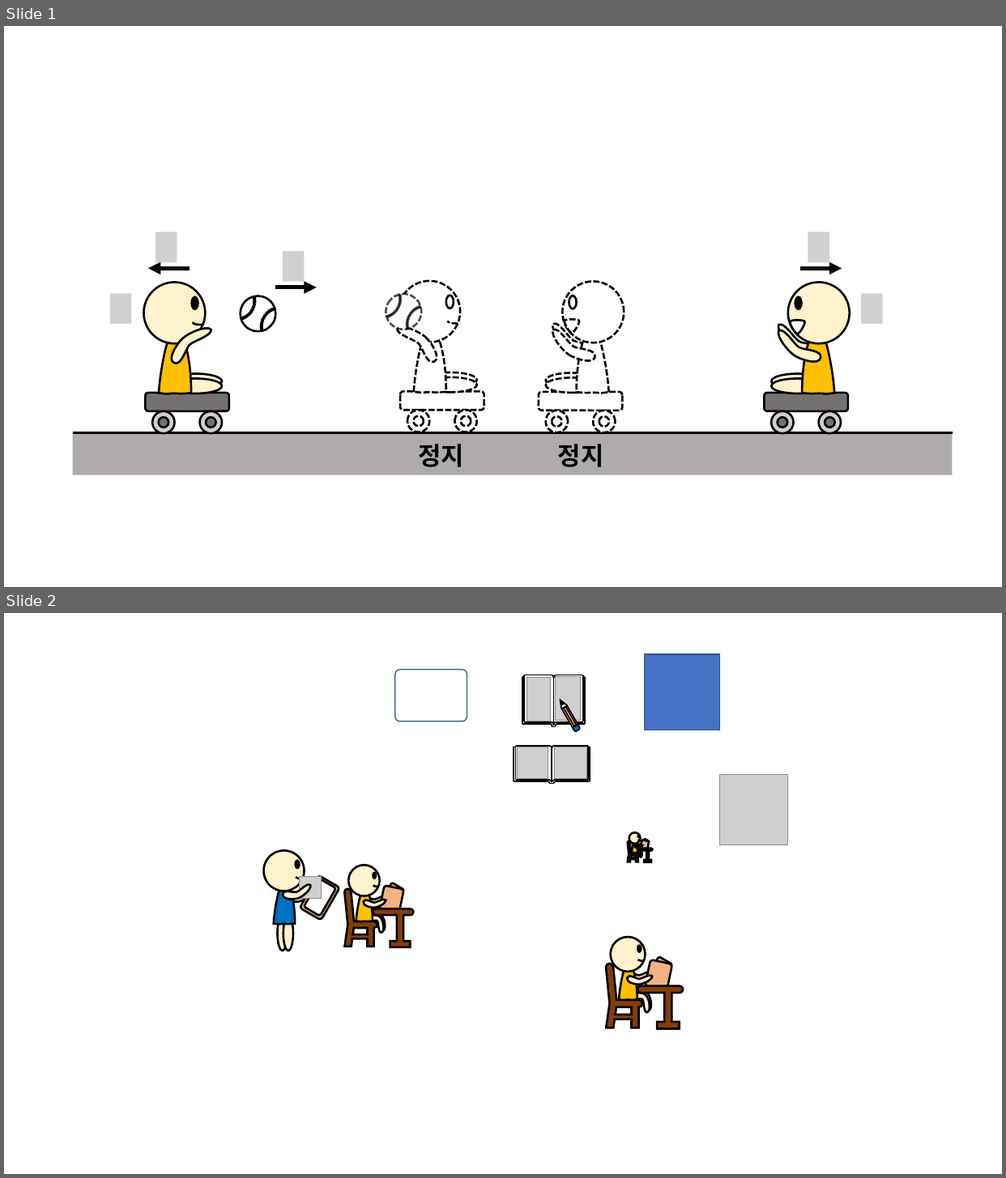
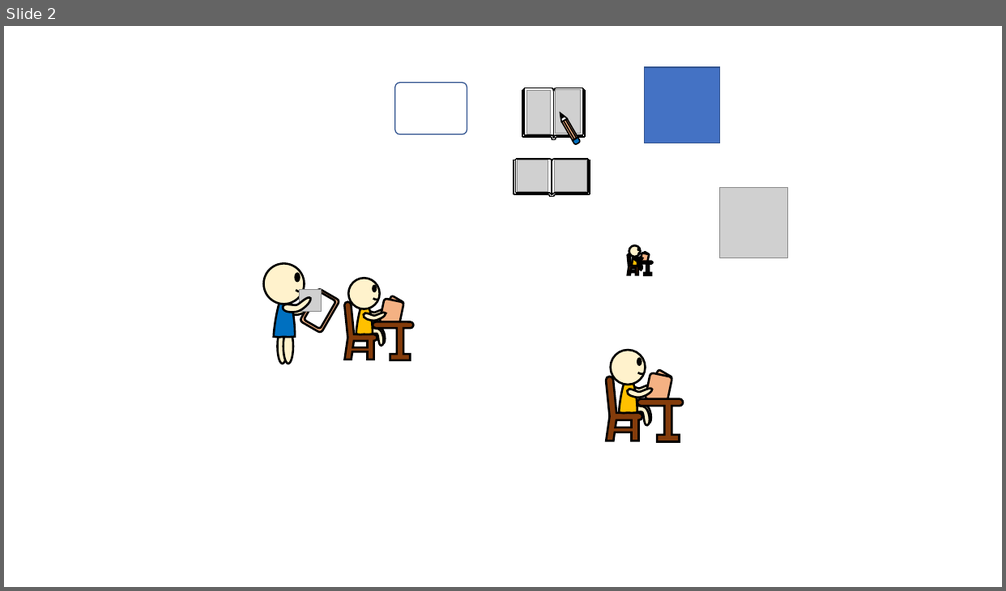
Before and after one commit to HyeongjinE/HJ_SoftwareStudio, a slide deck: img/아이콘.pptx. Shown one above the other, each under a label of ours: slides 1 and 2 before the commit, slide 2 after it. The pictures are 1006x1178 and 1006x591 pixels, drawn with LibreOffice and Linux fonts; fonts in the diff are those of the drawing; grey boxes stand for pictures. Boxes give left, top, right and bottom in pixels: in the first picture for what was removed or moved away, otherwise in the second. Text is boxed around its words. In the diff, an @@ line names an element or a change of style, - is before the commit and + after.

```diff
--- a/img/아이콘.pptx
+++ b/img/아이콘.pptx
@@ slide 1 removed at [4, 26, 1002, 587], background #FFFFFF @@
@@ picture removed at [155, 232, 177, 262] @@
@@ picture removed at [808, 232, 829, 262] @@
@@ arrow removed from (189, 268) to (148, 268) @@
@@ picture removed at [283, 251, 305, 281] @@
@@ arrow removed from (800, 268) to (842, 268) @@
@@ arrow removed from (275, 288) to (317, 288) @@
@@ picture removed at [110, 294, 132, 324] @@
@@ picture removed at [861, 294, 883, 324] @@
@@ freeform shape removed at [166, 320, 213, 366] @@
@@ group removed at [144, 282, 222, 395]: 4 ellipses, 2 freeform shapes @@
@@ group removed at [214, 280, 301, 348]: 30 chevrons, 2 arc (boxed as its full ellipse)s, 1 ellipse @@
@@ group removed at [360, 277, 484, 433]: 30 chevrons, 9 ellipses, 3 freeform shapes, 2 arc (boxed as its full ellipse)s, 1 rounded rectangle @@
@@ group removed at [539, 281, 624, 433]: 8 ellipses, 4 freeform shapes, 1 rounded rectangle @@
@@ group removed at [765, 282, 850, 434]: 8 ellipses, 4 freeform shapes, 1 rounded rectangle @@
@@ rectangle removed at [73, 433, 953, 476] @@
@@ line removed from (73, 433) to (953, 433) @@
@@ group removed at [146, 393, 229, 434]: 4 ellipses, 1 rounded rectangle @@
@@ text removed at [418, 444, 464, 467] @@
-정지
@@ text removed at [558, 444, 604, 467] @@
-정지
```
Also in this commit, not shown: 2 slides added, 5 other slides removed, 12 other files.
